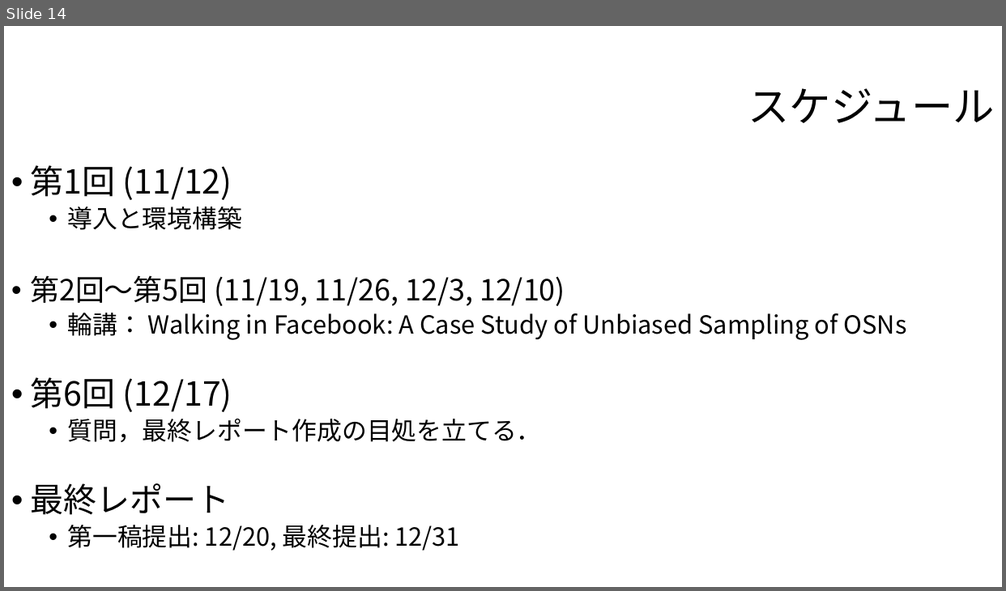
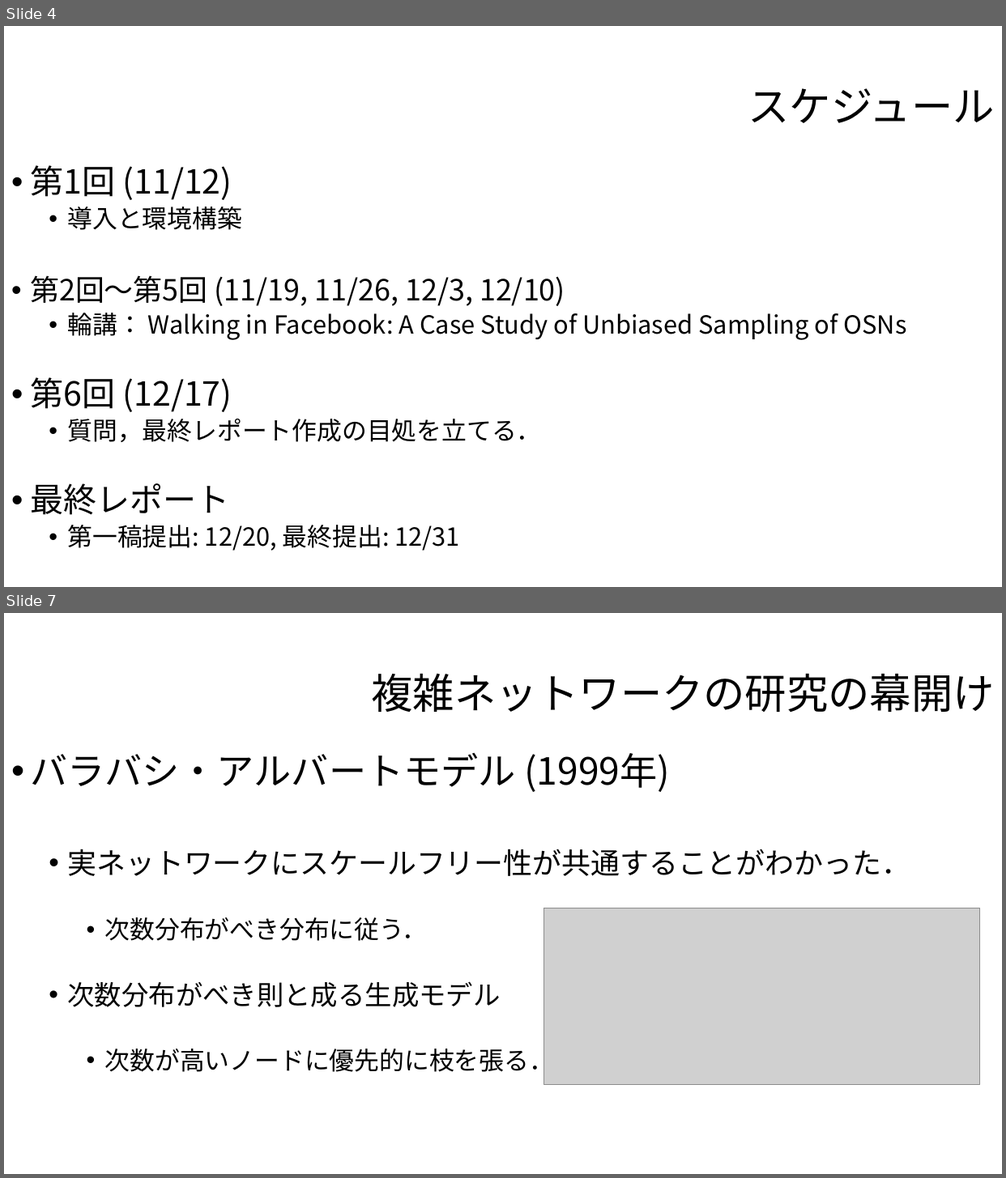
Before and after one commit to hiragaatsuya/trial_shudolab_2019, a slide deck: 第1回スライド.pptx. Shown one above the other, each under a label of ours: slide 14 before the commit, slides 4 and 7 after it; the slides between them are not shown. The pictures are 1006x591 and 1006x1178 pixels, drawn with LibreOffice and Linux fonts; fonts in the diff are those of the drawing; grey boxes stand for pictures; background and template pictures are left out. Boxes give left, top, right and bottom in pixels: in the first picture for what was removed or moved away, otherwise in the second. Text is boxed around its words. In the diff, an @@ line names an element or a change of style, - is before the commit and + after.

```diff
--- a/第1回スライド.pptx
+++ b/第1回スライド.pptx
@@ slide 7 added at <box>4,613,1002,1174</box>, background #FFFFFF @@
@@ title added at <box>371,673,994,712</box>, 40 pt, text #000000 @@
+複雑ネットワークの研究の幕開け
@@ text added at <box>30,753,911,1076</box>, 24 pt, text #000000 @@
+• バラバシ・アルバートモデル (1999年)
+  • 実ネットワークにスケールフリー性が共通することがわかった．
+    • 次数分布がべき分布に従う．
+  • 次数分布がべき則と成る生成モデル
+    • 次数が高いノードに優先的に枝を張る．
@@ picture added at <box>543,908,980,1084</box> @@
@@ what was slide 14 is now slide 4 @@
```
Also in this commit, not shown: 7 slides changed, 1 other slide added, 5 slides removed, 2 other files.
